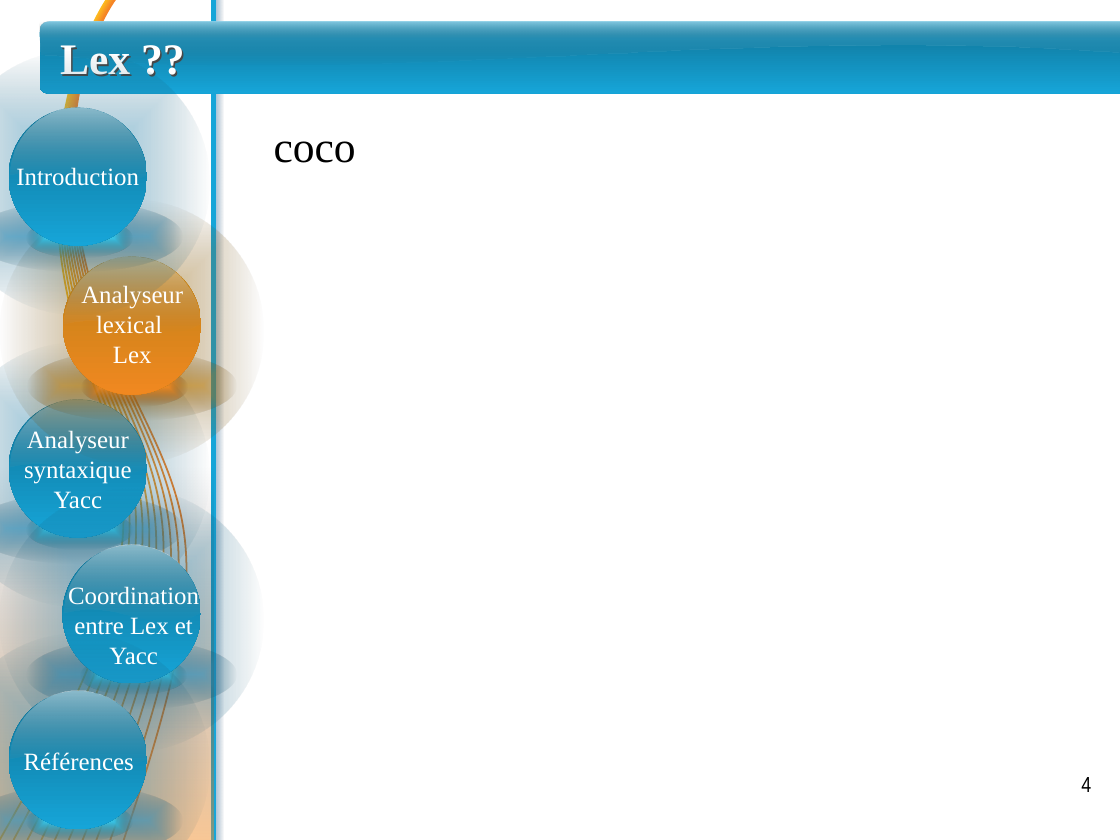
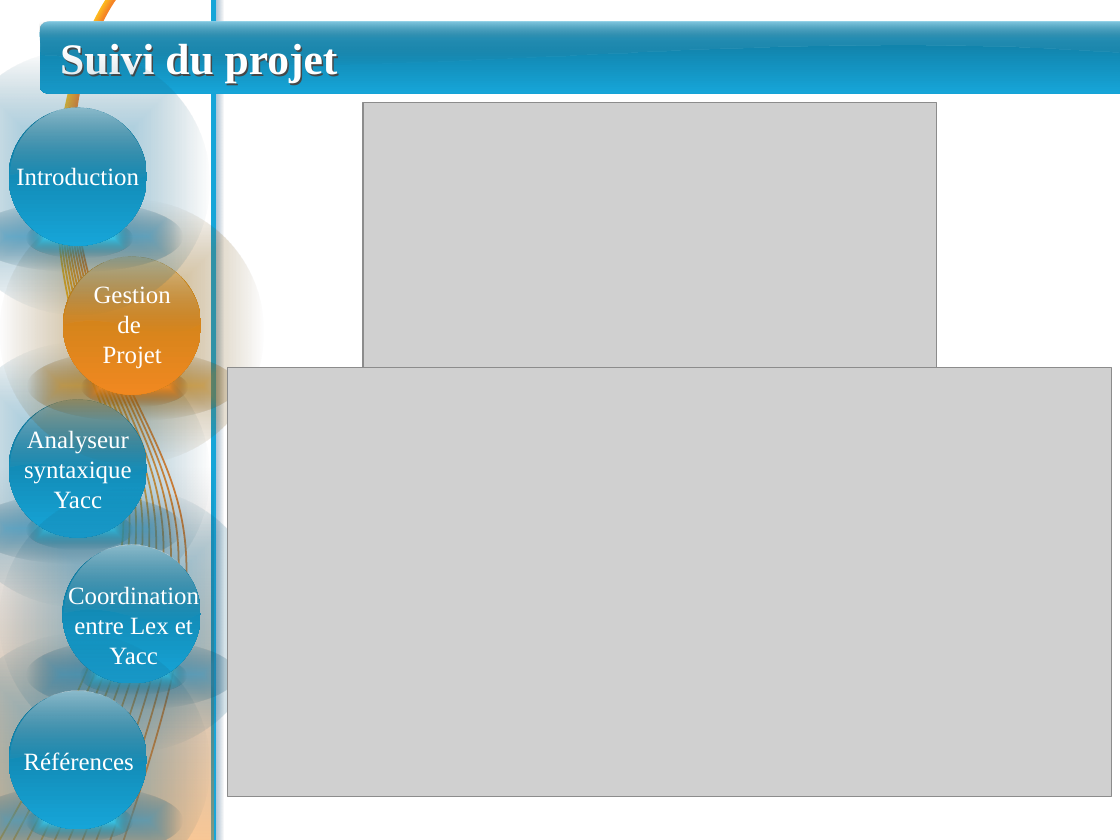
Before and after one commit to sarrabenbrahim/team-war, a slide deck: slide 5 of PFE/Presentation/presentation - Jaafar.pptx (slide 4 before the commit). Drawn at 1120x840 pixels with LibreOffice and Linux fonts; fonts in the diff are those of the drawing; grey boxes stand for pictures. Boxes give left, top, right and bottom in pixels: in the first picture for what was removed or moved away, otherwise in the second. Text is boxed around its words. In the diff, an @@ line names an element or a change of style, - is before the commit and + after.

Commit message:
-+ Gestion de projet et Gestion des coûts

```diff
--- a/PFE/Presentation/presentation - Jaafar.pptx
+++ b/PFE/Presentation/presentation - Jaafar.pptx
@@ title at (60, 43, 338, 83): text changed @@
-Lex ??
+Suivi du projet
@@ picture added at (363, 103, 936, 367) @@
@@ text removed at (274, 141, 356, 163) @@
-coco
@@ text at (94, 286, 171, 369): text changed @@
-Analyseur lexical
-Lex
+Gestion
+de
+Projet
@@ picture added at (227, 367, 1111, 796) @@
@@ page number at (1081, 796, 1091, 797): text changed @@
-4
+5
```
Also in this commit, not shown: 3 other slides changed, 3 slides added, 1 slide removed.
